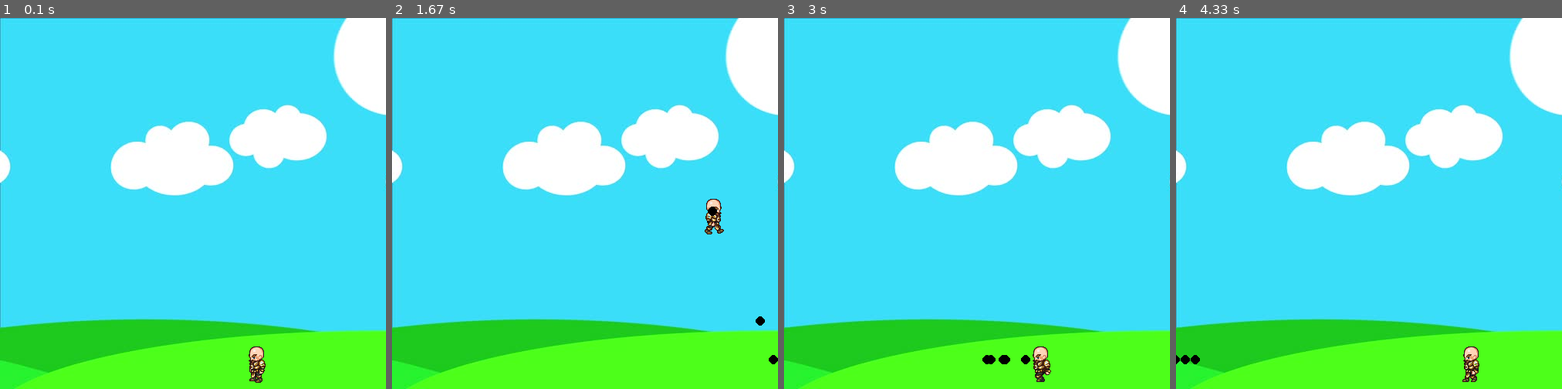
Above: before the commit, frames 1-4 (left to right).
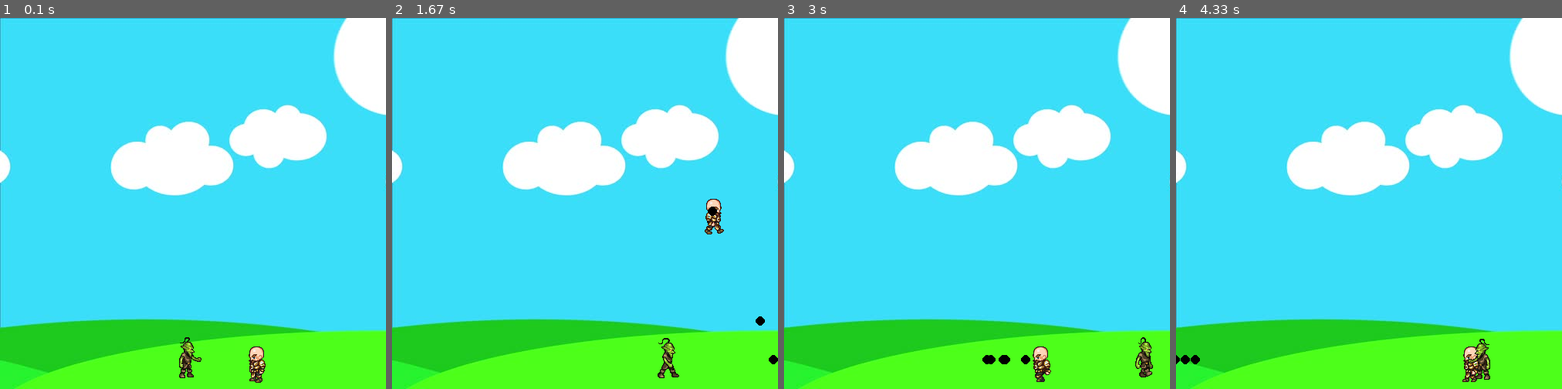
Above: after the commit, the same moments.

Repository: mkennely/learning_pygame
Game: pygame game, started from first_game.py
The game is run twice, just before and just after one commit, with the same random seed, the same clock (stepped at 60 frames per second) and the same inputs.
Inputs:
- Up to frame 1 (0.1 s): no input
- Up to frame 2 (1.67 s): tap Space at 0.33, 0.73, 1.03, 1.23, 1.57 s; hold Right 0.67-1.13 s; hold Up 1.17-1.47 s; hold Right from 1.5 s (still down)
- Up to frame 3 (3 s): tap Space at 1.87, 2.07, 2.37, 2.63, 2.93 s; release Right at 1.97 s; hold Left 2-2.53 s; hold Left 2.57-2.97 s
- Up to frame 4 (4.33 s): hold Up 3-3.37 s; tap Space at 3.07, 3.47, 3.77, 4.13 s; hold Right 3.4-4.03 s; hold Left from 4.07 s (still down)

The runs differ from the first frame. In frame 1, 0.3% of the frame differs, in the area x 46-53%, y 86-98%; in frame 2, 0.3%; in frame 3, 0.3%; in frame 4, 0.3%.

Commit message:
Draw gary on screen

Diff:
--- a/first_game.py
+++ b/first_game.py
@@ -83,7 +83,7 @@
 
     def draw(self, window):
         self.move()
-        if self.step_count + 1 <= 33:
+        if self.step_count + 1 >= 33:
             self.step_count = 0
 
         if self.velocity > 0:
@@ -106,7 +106,6 @@
             else:
                 self.velocity *= -1
                 self.step_count = 0
-        pass
 
 
 class Projectile(object):
@@ -144,6 +143,7 @@
 def draw_game_window():
     game_window.blit(game_background, (0, 0))
     ash.draw(game_window)
+    gary.draw(game_window)
 
     for projectile in bullets_fired:
         projectile.draw(game_window)
@@ -151,8 +151,9 @@
 
 
 ash = Player(300, 410, 64, 64)
-
+gary = Enemy(200, 410, 64, 64, 450)
 bullets_fired = []
+
 # the Main loop - as soon as the loop ends the game ends
 while window_alive:
     # using delay in place of a clock
